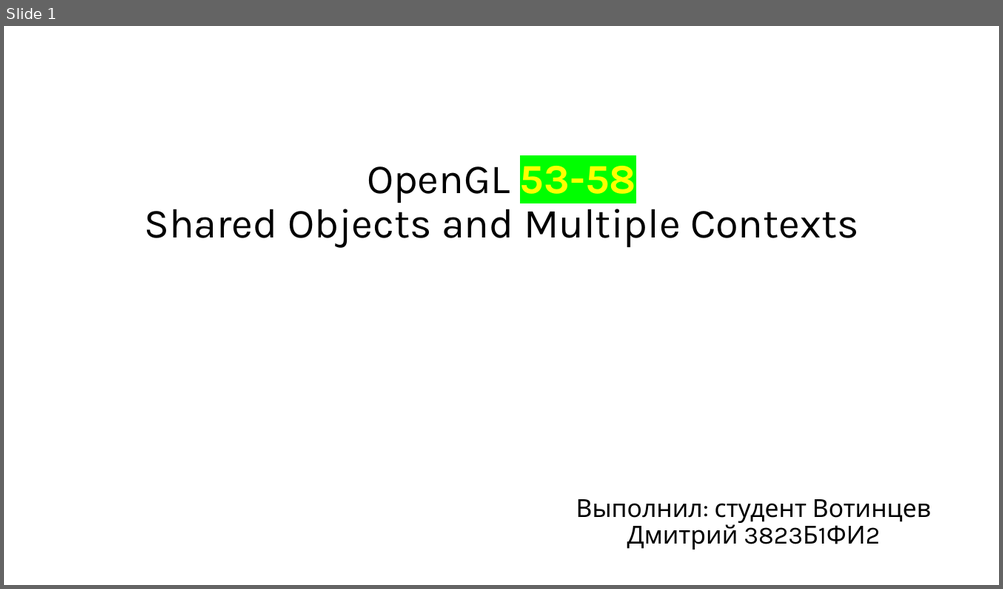
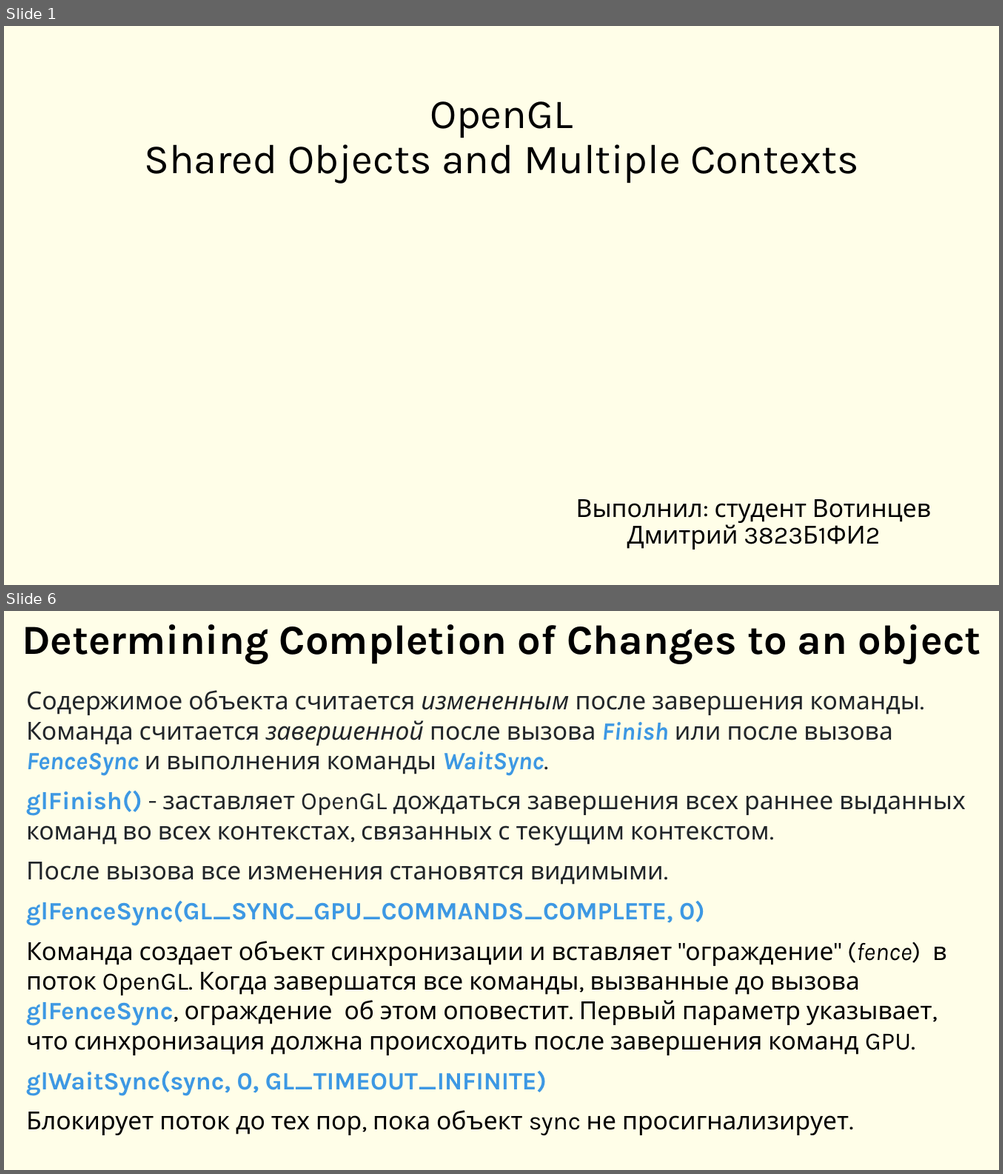
Before and after one commit to DimaVotincev/Graphic, a slide deck: OpenGl.pptx. Shown one above the other, each under a label of ours: slide 1 before the commit, slides 1 and 6 after it; the slides between them are not shown. The pictures are 1003x589 and 1003x1174 pixels, drawn with LibreOffice and Linux fonts; fonts in the diff are those of the drawing. Boxes give left, top, right and bottom in pixels: in the first picture for what was removed or moved away, otherwise in the second. Text is boxed around its words. In the diff, an @@ line names an element or a change of style, - is before the commit and + after.

```diff
--- a/OpenGl.pptx
+++ b/OpenGl.pptx
@@ slide 6 added at bbox=[4, 611, 999, 1170], background #FFFEE8 @@
@@ title added at bbox=[22, 624, 981, 664], 40 pt, text #000000, bold @@
+Determining Completion of Changes to an object
@@ subtitle added at bbox=[26, 690, 965, 1136], 24 pt, text #000000 @@
+Содержимое объекта считается измененным после завершения команды. Команда считается завершенной после вызова Finish или после вызова FenceSync и выполнения команды WaitSync.
+glFinish() - заставляет OpenGL дождаться завершения всех раннее выданных команд во всех контекстах, связанных с текущим контекстом.
+После вызова все изменения становятся видимыми.
+glFenceSync(GL_SYNC_GPU_COMMANDS_COMPLETE, 0)
+Команда создает объект синхронизации и вставляет "ограждение" (fence) в поток OpenGL. Когда завершатся все команды, вызванные до вызова glFenceSync, ограждение об этом оповестит. Первый параметр указывает, что синхронизация должна происходить после завершения команд GPU.
+glWaitSync(sync, 0, GL_TIMEOUT_INFINITE)
+Блокирует поток до тех пор, пока объект sync не просигнализирует.
@@ slide 1 changed as well @@
@@ background #FFFFFF to #FFFEE8 @@
@@ title at bbox=[144, 101, 858, 184]: text changed @@
-OpenGL 53-58
-Shared Objects and Multiple Contexts
+OpenGL
+Shared Objects and Multiple Contexts
```
Also in this commit, not shown: 3 other slides changed, 1 other slide added, 1 slide removed.
